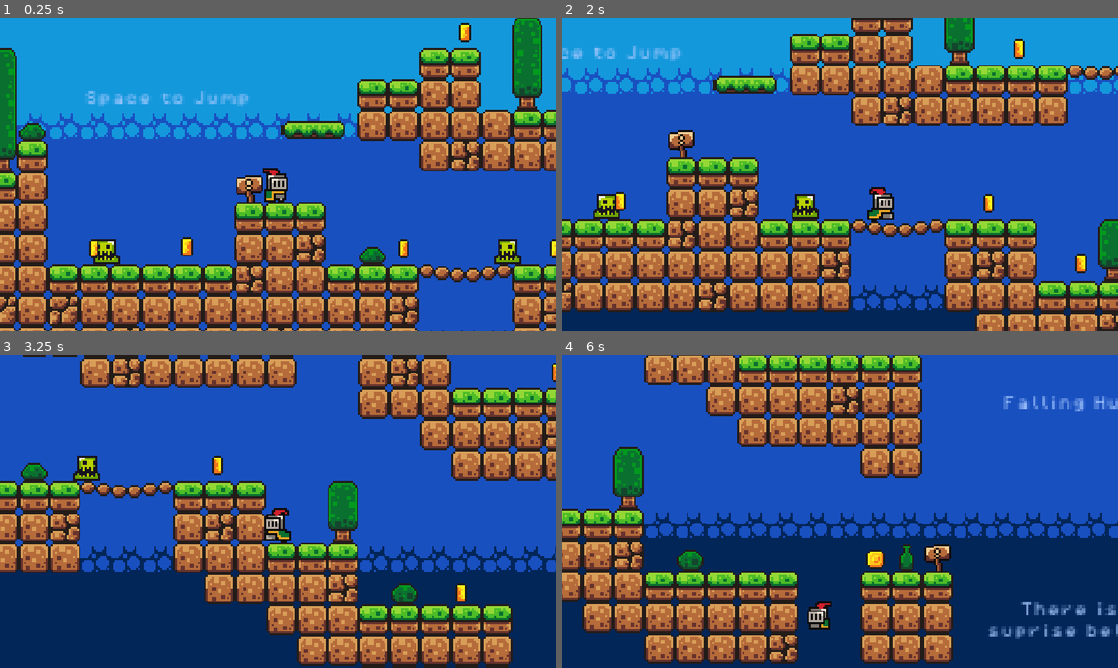
Above: before the commit, frames 1-4 (two rows, left to right).
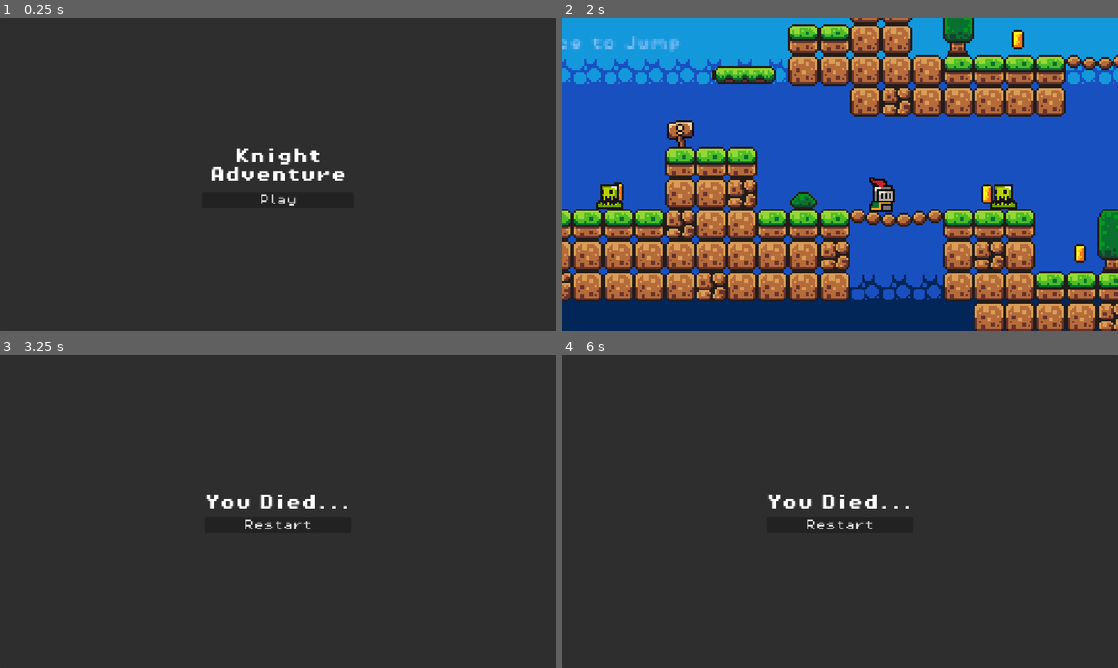
Above: after the commit, the same moments.

Repository: manishdait/godot-knight-adventure
Game: Godot game, scene res://scenes/main_screen.tscn
Same seed, same stepped clock (60 frames per second), same inputs: the game is played once before the commit and once after it. Before the commit the project starts from res://scenes/game.tscn. Sound files missing from this copy of the repository are replaced by a short silence.
Inputs (mouse positions are in pixels of both pictures, inside the frame that each line leads up to):
- Up to frame 1 (0.25 s): no input
- Up to frame 2 (2 s): click (840, 199) at 0.5 s, where only the run after the commit has a clickable "Play"; hold Right (move_right) from 1.28 s (still down); tap Space (jump) at 1.52 s
- Up to frame 3 (3.25 s): tap Space (jump) at 2.27 s; release Right (move_right) at 2.78 s; hold Left (move_left) from 2.78 s (still down)
- Up to frame 4 (6 s): release Left (move_left) at 3.5 s; click (840, 524) at 3.5 s, where only the run after the commit has a clickable "Restart"; hold Right (move_right) 4.28-5.78 s; tap Space (jump) at 4.52, 5.27 s; hold Left (move_left) from 5.78 s (still down)

The runs differ from the first frame. In frame 1, 90% of the frame differs, in the area x 0-100%, y 0-100%; in frame 2, 43%; in frame 3, 91%; in frame 4, 92%.

Commit message:
feat: added menu/death sreen
Signed-off-by: Manish Dait <daitmanish88@gmail.com>

Diff:
--- a/project.godot
+++ b/project.godot
@@ -11,7 +11,7 @@
 [application]
 
 config/name="knight-adventure"
-run/main_scene="uid://cvragfuuixk6i"
+run/main_scene="uid://bn27g8vnmbl0a"
 config/features=PackedStringArray("4.7", "Forward Plus")
 config/icon="res://icon.svg"
 
--- /dev/null
+++ b/scenes/death_screen.tscn
@@ -0,0 +1,47 @@
+[gd_scene format=3 uid="uid://cluvm1p85du6b"]
+
+[ext_resource type="Script" uid="uid://c6howgqwssa24" path="res://scripts/death_screen.gd" id="1_mqh5l"]
+[ext_resource type="FontFile" uid="uid://d0p5vll3ribkj" path="res://assets/fonts/PixelOperator8-Bold.ttf" id="1_uyutr"]
+[ext_resource type="FontFile" uid="uid://cd6g8oaxbsvc7" path="res://assets/fonts/PixelOperator8.ttf" id="2_dwo6e"]
+
+[node name="DeathScreen" type="Control" unique_id=2130327245]
+layout_mode = 3
+anchors_preset = 15
+anchor_right = 1.0
+anchor_bottom = 1.0
+grow_horizontal = 2
+grow_vertical = 2
+script = ExtResource("1_mqh5l")
+
+[node name="PanelContainer" type="PanelContainer" parent="." unique_id=864329631]
+layout_mode = 1
+anchors_preset = 15
+anchor_right = 1.0
+anchor_bottom = 1.0
+grow_horizontal = 2
+grow_vertical = 2
+
+[node name="VerticalBox" type="VBoxContainer" parent="PanelContainer" unique_id=1042664847]
+layout_mode = 2
+size_flags_horizontal = 4
+size_flags_vertical = 4
+
+[node name="MarginContainer" type="MarginContainer" parent="PanelContainer/VerticalBox" unique_id=1001198702]
+layout_mode = 2
+theme_override_constants/margin_top = 10
+theme_override_constants/margin_bottom = 10
+
+[node name="Label" type="Label" parent="PanelContainer/VerticalBox/MarginContainer" unique_id=1638730413]
+layout_mode = 2
+theme_override_fonts/font = ExtResource("1_uyutr")
+theme_override_font_sizes/font_size = 32
+text = "You Died..."
+
+[node name="Button" type="Button" parent="PanelContainer/VerticalBox" unique_id=223644544]
+layout_mode = 2
+theme_override_fonts/font = ExtResource("2_dwo6e")
+theme_override_font_sizes/font_size = 24
+text = "Restart
+"
+
+[connection signal="pressed" from="PanelContainer/VerticalBox/Button" to="." method="_on_button_pressed"]
--- a/scenes/game.tscn
+++ b/scenes/game.tscn
@@ -418,11 +418,11 @@
 [node name="ScoreLabel" type="Label" parent="GameManager" unique_id=752859611]
 offset_left = 445.0
 offset_top = -166.0
-offset_right = 569.0
+offset_right = 556.0
 offset_bottom = -147.0
 theme_override_colors/font_color = Color(0.011764706, 0.14901961, 0.34901962, 1)
 theme_override_fonts/font = ExtResource("9_vtaks")
 theme_override_font_sizes/font_size = 8
-text = "You collected
-x coins"
-horizontal_alignment = 1
+text = "You collected  x coins"
+horizontal_alignment = 1
+autowrap_mode = 2
--- a/scenes/killzone.tscn
+++ b/scenes/killzone.tscn
@@ -17,3 +17,4 @@
 
 [connection signal="body_entered" from="." to="." method="_on_body_entered"]
 [connection signal="timeout" from="Timer" to="." method="_on_timer_timeout"]
+[connection signal="finished" from="HurtSound" to="." method="_on_hurt_sound_finished"]
--- /dev/null
+++ b/scenes/main_screen.tscn
@@ -0,0 +1,57 @@
+[gd_scene format=3 uid="uid://bn27g8vnmbl0a"]
+
+[ext_resource type="Script" uid="uid://up2swqdctjym" path="res://scripts/main_screen.gd" id="1_aum10"]
+[ext_resource type="FontFile" uid="uid://d0p5vll3ribkj" path="res://assets/fonts/PixelOperator8-Bold.ttf" id="2_lushf"]
+[ext_resource type="FontFile" uid="uid://cd6g8oaxbsvc7" path="res://assets/fonts/PixelOperator8.ttf" id="3_w87pm"]
+
+[sub_resource type="Theme" id="Theme_fgkus"]
+
+[node name="MainScreen" type="Control" unique_id=1864569678]
+layout_mode = 3
+anchors_preset = 15
+anchor_right = 1.0
+anchor_bottom = 1.0
+grow_horizontal = 2
+grow_vertical = 2
+script = ExtResource("1_aum10")
+
+[node name="PanelContainer" type="PanelContainer" parent="." unique_id=236153452]
+layout_mode = 1
+anchors_preset = 15
+anchor_right = 1.0
+anchor_bottom = 1.0
+grow_horizontal = 2
+grow_vertical = 2
+
+[node name="VBoxContainer" type="VBoxContainer" parent="PanelContainer" unique_id=219205009]
+layout_mode = 2
+size_flags_horizontal = 4
+size_flags_vertical = 4
+theme = SubResource("Theme_fgkus")
+
+[node name="MarginContainer" type="MarginContainer" parent="PanelContainer/VBoxContainer" unique_id=847286601]
+layout_mode = 2
+theme_override_constants/margin_left = 16
+theme_override_constants/margin_top = 16
+theme_override_constants/margin_right = 16
+theme_override_constants/margin_bottom = 16
+
+[node name="Label" type="Label" parent="PanelContainer/VBoxContainer/MarginContainer" unique_id=16385697]
+layout_mode = 2
+theme_override_constants/line_spacing = 6
+theme_override_constants/shadow_offset_y = 1
+theme_override_constants/outline_size = 0
+theme_override_fonts/font = ExtResource("2_lushf")
+theme_override_font_sizes/font_size = 32
+text = "Knight
+Adventure"
+horizontal_alignment = 1
+vertical_alignment = 1
+
+[node name="Button" type="Button" parent="PanelContainer/VBoxContainer" unique_id=1374512267]
+layout_mode = 2
+theme_override_fonts/font = ExtResource("3_w87pm")
+theme_override_font_sizes/font_size = 24
+text = "Play"
+
+[connection signal="pressed" from="PanelContainer/VBoxContainer/Button" to="." method="_on_button_pressed"]
--- /dev/null
+++ b/scripts/death_screen.gd
@@ -0,0 +1,4 @@
+extends Control
+
+func _on_button_pressed() -> void:
+	get_tree().change_scene_to_file("res://scenes/game.tscn")
--- a/scripts/killzone.gd
+++ b/scripts/killzone.gd
@@ -6,9 +6,9 @@
 func _on_body_entered(body: Node2D) -> void:
 	hurt_sound.play()
 	body.get_node("CollisionShape2D").queue_free()
-	print("You Died")
-	timer.start()
 
 
-func _on_timer_timeout() -> void:
-	get_tree().reload_current_scene()
+
+
+func _on_hurt_sound_finished() -> void:
+	get_tree().change_scene_to_file("res://scenes/death_screen.tscn")
--- /dev/null
+++ b/scripts/main_screen.gd
@@ -0,0 +1,4 @@
+extends Control
+
+func _on_button_pressed() -> void:
+	get_tree().change_scene_to_file("res://scenes/game.tscn")
Not shown, added: scripts/death_screen.gd.uid
Not shown, added: scripts/main_screen.gd.uid
